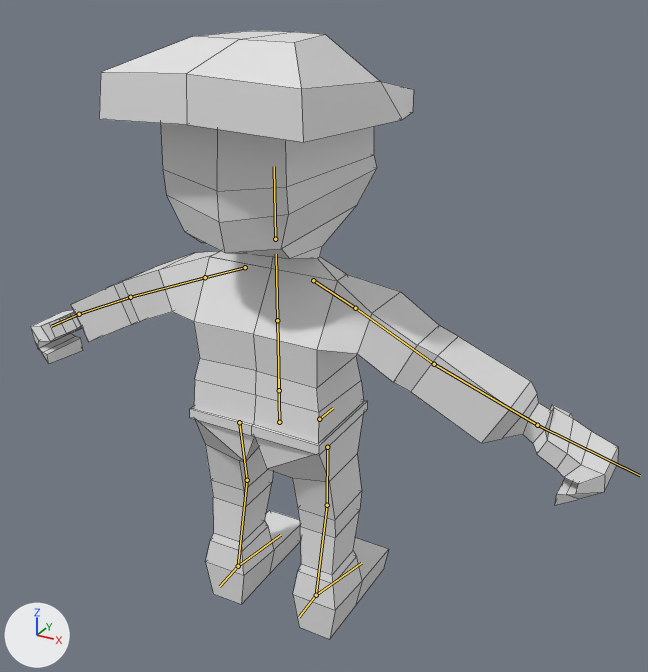
The FBX model ManFbx/IdleMan.fbx as it was, and as the next commit left it.
The view is the same before and after, from a 50 mm camera at (11.88, -19.01, 18.79) aimed at (1.03, 0.72, 8.93). Arrows for +X, +Y and +Z are at lower left; the lights stay in place. The older version comes first. The bones that change, and the others that lie on the model, are drawn over the model as lines. Mesh edges are drawn as thin lines.
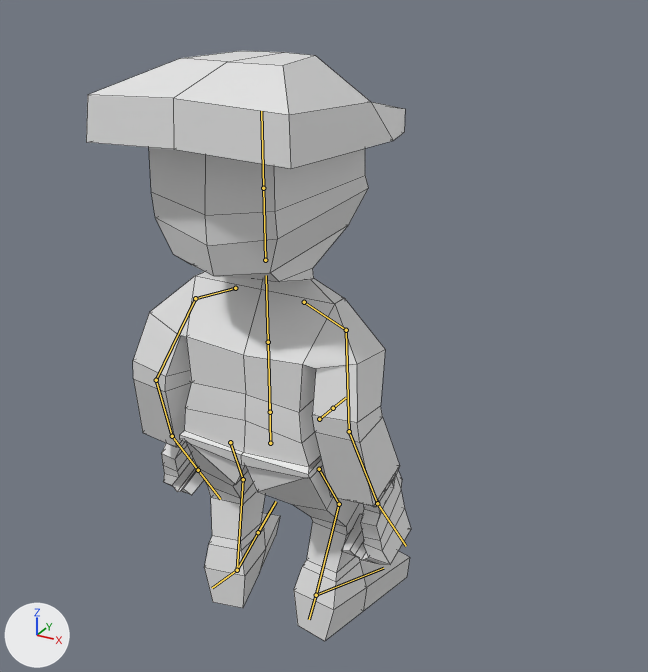
The newer file adds an action. The first version stands in its rest pose; the second is drawn at frame 7 of the action 'Armature|Armature|Idle'.

Where the change shows, as pixel boxes (x1, y1, x2, y2) in the pictures (648 x 672 px):
'Cube', posed (45% narrower)
    before: (30, 31, 618, 639)
    after: (86, 51, 411, 641)
bone 'Base', root to tip
    before: (279, 422) to (278, 378)
    after: (270, 443) to (269, 400)
bone 'Shoulder.L', root to tip
    before: (245, 267) to (205, 277)
    after: (235, 288) to (195, 298)
bone 'UpperArm.L', root to tip
    before: (205, 277) to (130, 297)
    after: (195, 298) to (156, 380)
bone 'LowerArm.L', root to tip
    before: (130, 297) to (79, 314)
    after: (156, 380) to (172, 436)
bone 'UpperArm.R', root to tip
    before: (355, 308) to (434, 364)
    after: (346, 330) to (349, 431)
bone 'LowerArm.R', root to tip
    before: (434, 364) to (537, 425)
    after: (349, 431) to (377, 503)
bone 'UpperLeg.L', root to tip
    before: (239, 422) to (247, 480)
    after: (230, 442) to (243, 479)
bone 'LowerLeg.L', root to tip
    before: (247, 480) to (238, 566)
    after: (243, 479) to (237, 570)
bone 'Foot.L', root to tip
    before: (238, 566) to (280, 535)
    after: (237, 570) to (258, 532)
bone 'UpperLeg.R', root to tip
    before: (327, 447) to (327, 505)
    after: (319, 469) to (339, 504)
bone 'LowerLeg.R', root to tip
    before: (327, 505) to (316, 595)
    after: (339, 504) to (316, 595)
bone 'Foot.R', root to tip
    before: (316, 595) to (361, 563)
    after: (316, 595) to (383, 568)

The edits, one by one:
Bone 'Base' (bone_base) moves from (0.0, 0.0, 0.0) to (0.0, -0.43, -0.5).
Bone 'Shoulder.L' (bone_shoulder_l) turns from (0, 0, 0) to (0, 0, -1) degrees about its own x, y and z.
Bone 'UpperArm.L' (bone_upperarm_l) turns from (0, 0, 0) to (-18, 13, -52) degrees about its own x, y and z.
Bone 'LowerArm.L' (bone_lowerarm_l) turns from (0, 0, 0) to (30, -8, -2) degrees about its own x, y and z.
Bone 'UpperArm.R' (bone_upperarm_r) turns from (0, 0, 0) to (-14, -10, 57) degrees about its own x, y and z.
Bone 'LowerArm.R' (bone_lowerarm_r) turns from (0, 0, 0) to (23, 4, 0) degrees about its own x, y and z.
Bone 'UpperLeg.L' (bone_upperleg_l) turns from (0, 0, 0) to (22, -1, 9) degrees about its own x, y and z.
Bone 'LowerLeg.L' (bone_lowerleg_l) turns from (0, 0, 0) to (-29, -4, -14) degrees about its own x, y and z.
Bone 'Foot.L' (bone_foot_l) turns from (0, 0, 0) to (6, 3, 15) degrees about its own x, y and z.
Bone 'UpperLeg.R' (bone_upperleg_r) turns from (0, 0, 0) to (27, 0, -5) degrees about its own x, y and z.
Bone 'LowerLeg.R' (bone_lowerleg_r) turns from (0, 0, 0) to (-36, 2, 7) degrees about its own x, y and z.
Bone 'Foot.R' (bone_foot_r) turns from (0, 0, 0) to (10, 1, -18) degrees about its own x, y and z.
